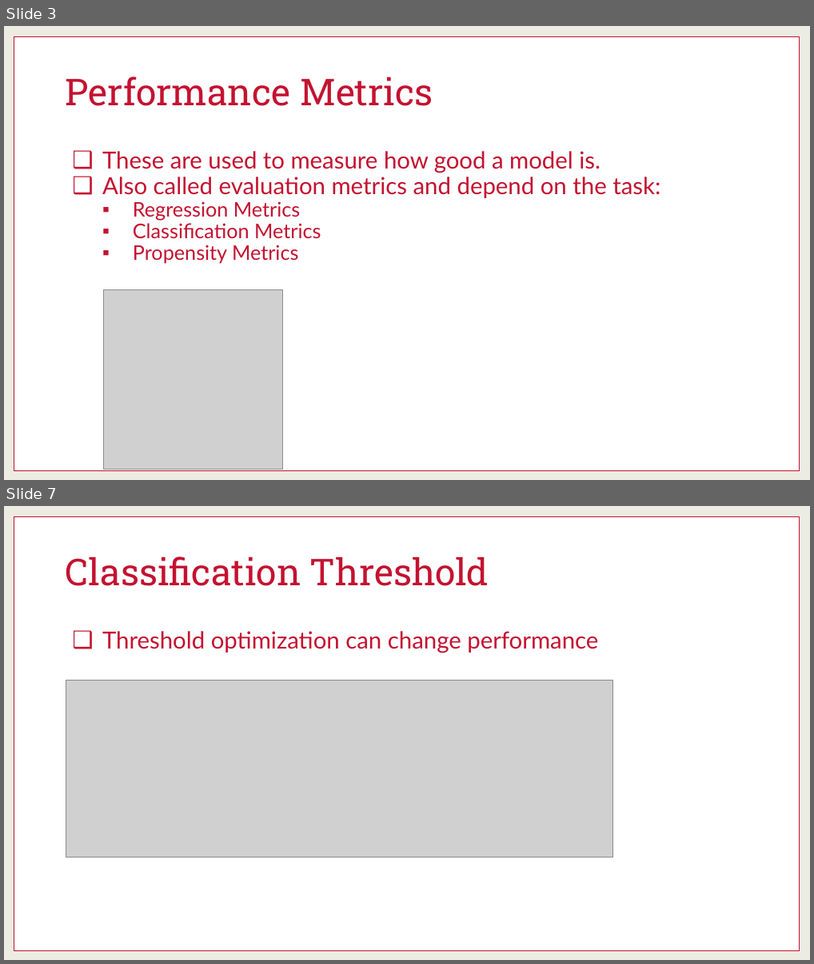
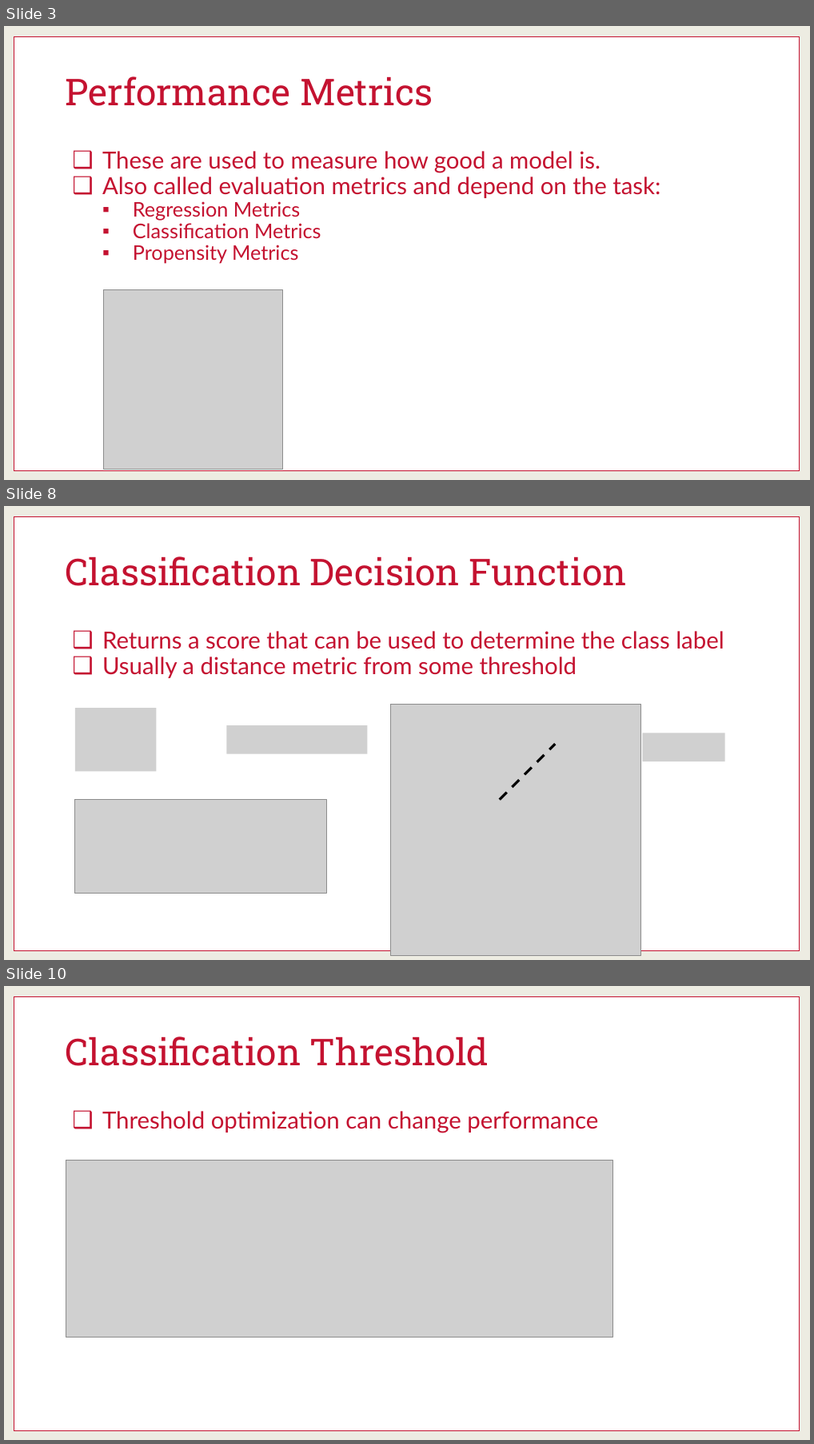
Before and after one commit to martinwg/ISA591, a slide deck: PPT/Module 4 - Model Performance for Classification.pptx. Shown one above the other, each under a label of ours: slides 3 and 7 before the commit, slides 3, 8 and 10 after it; the slides between them are not shown. The pictures are 814x964 and 814x1444 pixels, drawn with LibreOffice and Linux fonts; fonts in the diff are those of the drawing; grey boxes stand for pictures. Boxes give left, top, right and bottom in pixels: in the first picture for what was removed or moved away, otherwise in the second. Text is boxed around its words. In the diff, an @@ line names an element or a change of style, - is before the commit and + after.

```diff
--- a/PPT/Module 4 - Model Performance for Classification.pptx
+++ b/PPT/Module 4 - Model Performance for Classification.pptx
@@ slide 8 added at [4,506,810,960], background #EDECE2; not listed: 1 template element that a slide beside it also shows @@
@@ title added at [66,556,627,586], 44 pt, text #C41230 @@
+Classification Decision Function
@@ text added at [102,631,724,678], 28 pt, text #C41230 @@
+❑ Returns a score that can be used to determine the class label
+❑ Usually a distance metric from some threshold
@@ picture added at [75,708,157,771] @@
@@ picture added at [391,704,642,956] @@
@@ picture added at [226,725,367,753] @@
@@ line added from (500, 800) to (556, 744), #000000 3 pt dashed @@
@@ picture added at [643,733,726,761] @@
@@ picture added at [75,800,328,892] @@
@@ what was slide 7 is now slide 10 @@
```
Also in this commit, not shown: 9 slides changed, 6 other slides added, 1 slide removed.
